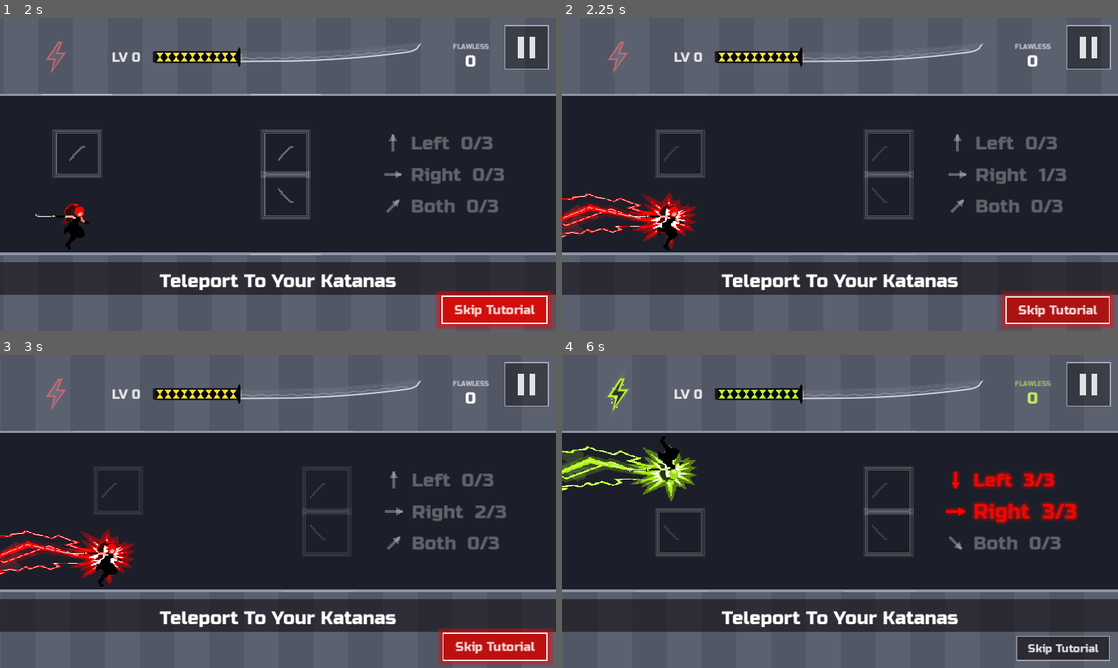
Above: before the commit, frames 1-4 (two rows, left to right).
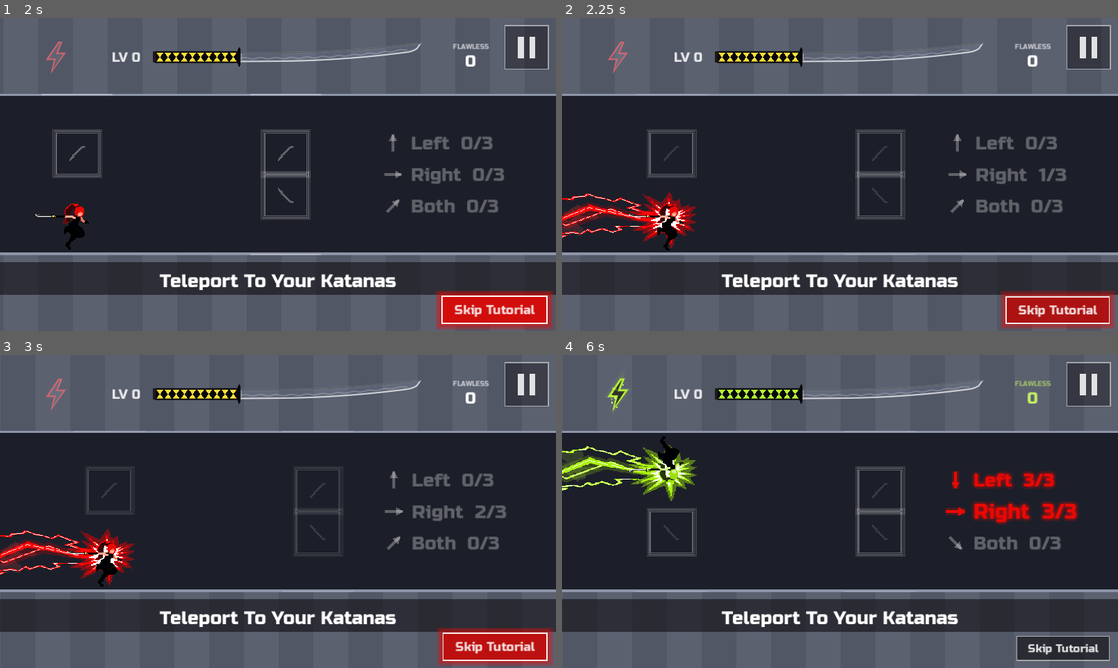
Above: after the commit, the same moments.

Repository: fredsbreads/game-off
Game: Godot game, scene res://scenes/main.tscn
Same seed, same stepped clock (60 frames per second), same inputs: the game is played once before the commit and once after it. Sound files missing from this copy of the repository are replaced by a short silence.
Inputs (mouse positions are in pixels of both pictures, inside the frame that each line leads up to):
- Up to frame 1 (2 s): tap Enter at 0.5 s; move the mouse to (400, 158) at 0.52 s; hold Right 0.53-1.28 s; hold J (tp_vertical) 0.53-1.28 s; click (400, 158) at 0.67 s; tap Space at 0.77, 1.52 s; move the mouse to (166, 190) at 1.27 s; hold Down from 1.28 s (still down); tap Shift at 1.35 s
- Up to frame 2 (2.25 s): move the mouse to (895, 105) at 2.02 s; release Down at 2.03 s; hold Right from 2.03 s (still down); tap Enter at 2.1 s
- Up to frame 3 (3 s): move the mouse to (250, 574) at 2.77 s; release Right at 2.78 s; hold K (tp_forward) from 2.78 s (still down); tap Keypad Enter at 2.85 s; click (250, 574) at 2.92 s
- Up to frame 4 (6 s): tap Space at 3.02, 3.77, 4.52 s; move the mouse to (1006, 558) at 3.52 s; release K (tp_forward) at 3.53 s; hold Left 3.53-5.03 s; tap C at 3.6 s; move the mouse to (673, 464) at 4.27 s; tap M at 4.35 s; move the mouse to (867, 511) at 5.02 s; hold Down 5.03-5.78 s; tap O at 5.1 s; click (867, 511) at 5.17 s; move the mouse to (756, 433) at 5.77 s; hold Right from 5.78 s (still down); tap L at 5.85 s

Frame 1 is identical in both runs. In frame 2, 1.1% of the frame differs, in the area x 15-64%, y 35-65%; in frame 3, 0.7%; in frame 4, 1.1%.

Commit message:
Tutorial: katana highlight boxes stay on the katanas (worked out as drawn, not a frame early)

Diff:
--- a/scripts/hud.gd
+++ b/scripts/hud.gd
@@ -867,6 +867,7 @@
 var _coach_points: Array = []   # "katana", "bolt"
 var _coach_line_size := 30
 const COACH_LINE_SIZE := 30   # the red line under the words (the move): a name can be bigger
+var coach_points_fn := Callable()   # (set: the spots are asked for as it draws, so they're where things are this frame)
 var coach_dim := true   # the spotlight dims around what it's about (false: just the glowing boxes)
 var _coach_t := 0.0
 var _coach_shake := 0.0
@@ -946,6 +947,8 @@
 func _draw_spotlight(c: Control, v: Vector2) -> void:
 	var holes: Array[Rect2] = []
 	var mid := TopBar.BLADE.y / 2.0
+	if coach_points_fn.is_valid():
+		_coach_points = coach_points_fn.call()
 	for what in _coach_points:
 		var r := Rect2()
 		if what is Rect2:   # (a spot in the play: main.gd works out where)
--- a/scripts/main.gd
+++ b/scripts/main.gd
@@ -1350,11 +1350,11 @@
 	Palette.tick(delta)
 	_update_knight_threats()
 	_update_pause_visuals()
-	if _kunai_beat > 0:
-		if _tut_hold or _tutorial:
-			hud._coach_points = _kunai_spots()
-		else:
-			_kunai_beat = 0   # (the move was made: the words are gone)
+	if _kunai_beat > 0 and not (_tut_hold or _tutorial):
+		_kunai_beat = 0   # (the move was made: the words are gone)
+	# The lit boxes follow the katanas as the screen's drawn (worked out here,
+	# a frame early, they'd trail behind as she and the camera move).
+	hud.coach_points_fn = _kunai_spots if _kunai_beat > 0 else Callable()
 	if _tut_hold:
 		freeze_effect.set_state(0.0, 1.0)
 		player.frozen = true
